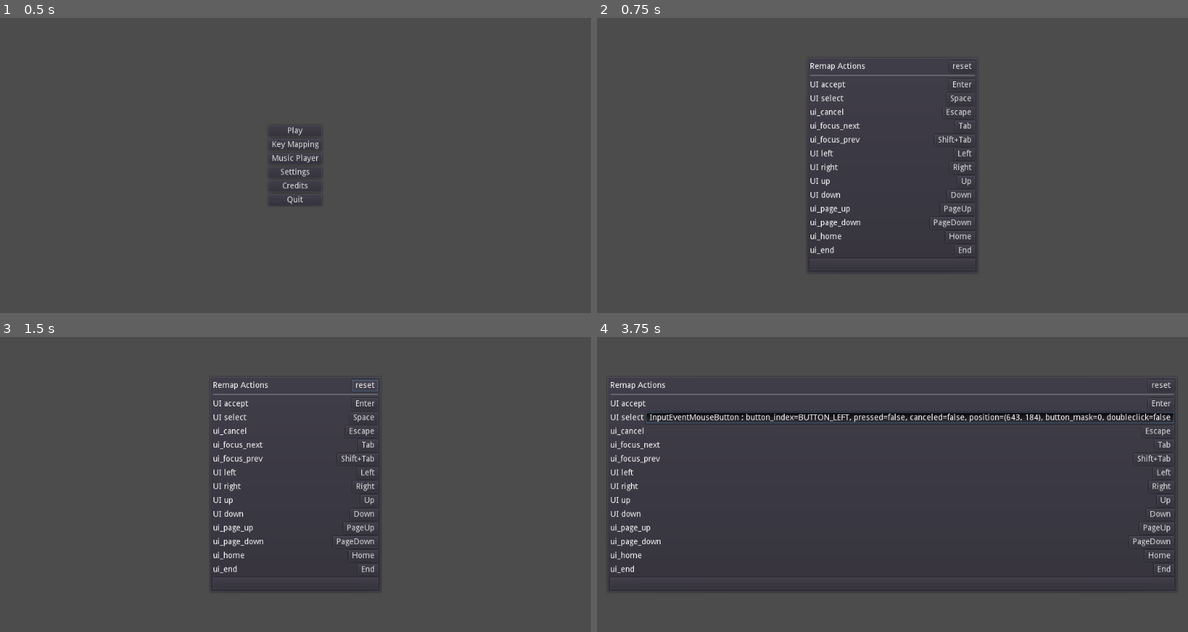
Above: before the commit, frames 1-4 (two rows, left to right).
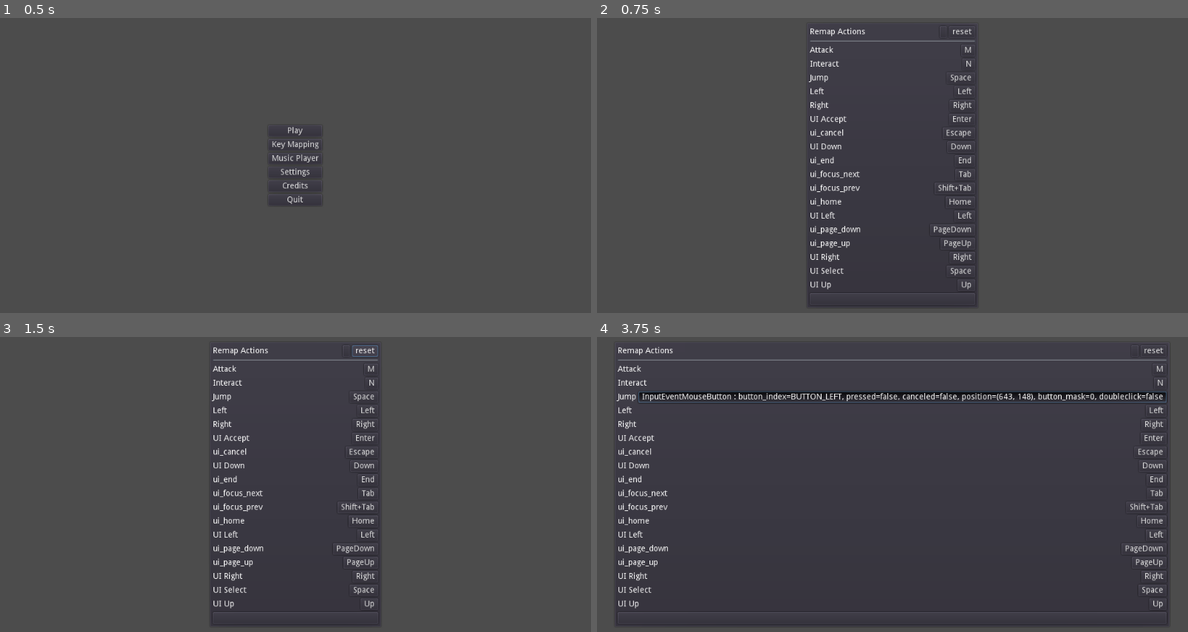
Above: after the commit, the same moments.

Repository: dardanbujupaj/rainbow-crystal
Game: Godot game, scene res://scenes/title_screen/TitleScreen.tscn
Two runs of this game, one before a commit and one after it. Both use one fixed random seed, a clock stepped at 60 frames per second and the inputs below.
Inputs (mouse positions are in pixels of both pictures, inside the frame that each line leads up to):
- Up to frame 1 (0.5 s): no input
- Up to frame 2 (0.75 s): click "Key Mapping" at 0.5 s
- Up to frame 3 (1.5 s): click "reset" at 1.25 s
- Up to frame 4 (3.75 s): click (945, 351) at 2.02 s; click "Space" at 2.75 s; click "..." at 3.5 s

Frame 1 is identical in both runs. In frame 2, 4.1% of the frame differs, in the area x 35-65%, y 2-98%; in frame 3, 4.1%; in frame 4, 9.6%, in the area x 2-98%, y 2-98%.

Commit message:
Make Language configurable in settings.
Add more localization.

Diff:
--- a/localization/localization.csv
+++ b/localization/localization.csv
@@ -1,7 +1,23 @@
 key,en,de
-ui_up,UI up,UI nach oben
-ui_down,UI down,UI nach unten
-ui_left,UI left,UI nach links
-ui_right,UI right,UI nach rechts
-ui_accept,UI accept,UI Eingabe
-ui_select,UI select,UI Auswählen
+ui_up,UI Up,UI Nach oben
+ui_down,UI Down,UI Nach unten
+ui_left,UI Left,UI Nach links
+ui_right,UI Right,UI Nach rechts
+ui_accept,UI Accept,UI Eingabe
+ui_select,UI Select,UI Auswählen
+g_attack,Attack,Angreifen
+g_left,Left,Nach links
+g_right,Right,Nach rechts
+g_jump,Jump,Springen
+g_interact,Interact,Interagieren
+SETTINGS,Settings,Einstellungen
+LANGUAGE,Language,Sprache
+GENERAL,General,Allgemein
+SOUND,Sound,Sound
+MUSIC,Music,Musik
+EFFECTS,Effects,Effekte
+MAIN,Main,Gesamt
+LANGUAGE,Language,Sprache
+GAMEPLAY,Gameplay,Spielmechanik
+SCREENSHAKE,Screenshake,Screenshake
+PARTICLES,Particles,Partikel
--- a/project.godot
+++ b/project.godot
@@ -113,6 +113,31 @@
 "events": [ Object(InputEventKey,"resource_local_to_scene":false,"resource_name":"","device":0,"alt":false,"shift":false,"control":false,"meta":false,"command":false,"pressed":false,"scancode":16777230,"unicode":0,"echo":false,"script":null)
  ]
 }
+g_left={
+"deadzone": 0.5,
+"events": [ Object(InputEventKey,"resource_local_to_scene":false,"resource_name":"","device":0,"alt":false,"shift":false,"control":false,"meta":false,"command":false,"pressed":false,"scancode":16777231,"unicode":0,"echo":false,"script":null)
+ ]
+}
+g_right={
+"deadzone": 0.5,
+"events": [ Object(InputEventKey,"resource_local_to_scene":false,"resource_name":"","device":0,"alt":false,"shift":false,"control":false,"meta":false,"command":false,"pressed":false,"scancode":16777233,"unicode":0,"echo":false,"script":null)
+ ]
+}
+g_jump={
+"deadzone": 0.5,
+"events": [ Object(InputEventKey,"resource_local_to_scene":false,"resource_name":"","device":0,"alt":false,"shift":false,"control":false,"meta":false,"command":false,"pressed":false,"scancode":32,"unicode":0,"echo":false,"script":null)
+ ]
+}
+g_attack={
+"deadzone": 0.5,
+"events": [ Object(InputEventKey,"resource_local_to_scene":false,"resource_name":"","device":0,"alt":false,"shift":false,"control":false,"meta":false,"command":false,"pressed":false,"scancode":77,"unicode":0,"echo":false,"script":null)
+ ]
+}
+g_interact={
+"deadzone": 0.5,
+"events": [ Object(InputEventKey,"resource_local_to_scene":false,"resource_name":"","device":0,"alt":false,"shift":false,"control":false,"meta":false,"command":false,"pressed":false,"scancode":78,"unicode":0,"echo":false,"script":null)
+ ]
+}
 
 [locale]
 
--- a/scenes/key_remapping/KeyRemapping.gd
+++ b/scenes/key_remapping/KeyRemapping.gd
@@ -10,7 +10,10 @@
 
 
 func init_action_list():
-	for action in InputMap.get_actions():
+	var actions = InputMap.get_actions()
+	actions.sort()
+
+	for action in actions:
 		var item = preload("./ActionListItem.tscn").instance()
 		item.action = action
 		action_list.add_child(item)
--- a/scenes/key_remapping/KeyRemapping.tscn
+++ b/scenes/key_remapping/KeyRemapping.tscn
@@ -29,10 +29,18 @@
 
 [node name="Label" type="Label" parent="PanelContainer/VBoxContainer2/Title"]
 margin_top = 3.0
-margin_right = 237.0
+margin_right = 221.0
 margin_bottom = 17.0
 size_flags_horizontal = 3
 text = "Remap Actions"
+
+[node name="DE" type="Button" parent="PanelContainer/VBoxContainer2/Title"]
+margin_left = 225.0
+margin_right = 237.0
+margin_bottom = 20.0
+__meta__ = {
+"_edit_use_anchors_": false
+}
 
 [node name="Button" type="Button" parent="PanelContainer/VBoxContainer2/Title"]
 margin_left = 241.0
@@ -55,5 +63,6 @@
 margin_right = 286.0
 margin_bottom = 56.0
 
+[connection signal="pressed" from="PanelContainer/VBoxContainer2/Title/DE" to="." method="_on_DE_pressed"]
 [connection signal="pressed" from="PanelContainer/VBoxContainer2/Title/Button" to="." method="_on_Button_pressed"]
 [connection signal="pressed" from="PanelContainer/VBoxContainer2/Close" to="." method="_on_Close_pressed"]
--- a/scenes/settings_menu/SettingsMenu.gd
+++ b/scenes/settings_menu/SettingsMenu.gd
@@ -5,14 +5,23 @@
 onready var sound = $PanelContainer/VBoxContainer/SoundVolume/Sound
 onready var music = $PanelContainer/VBoxContainer/MusicVolume/Music
 onready var main = $PanelContainer/VBoxContainer/MainVolume/Main
+onready var language_selection = $PanelContainer/VBoxContainer/LanguageContainer/Language
+
 
 # Called when the node enters the scene tree for the first time.
 func _ready() -> void:
+	print(Settings.language)
 	particles.pressed = Settings.particles_enabled
 	screenshake.value = Settings.screenshake_intensity
 	sound.value = Settings.sound_volume
 	music.value = Settings.music_volume
 	main.value = Settings.main_volume
+
+	for language in TranslationServer.get_loaded_locales():
+		language_selection.add_item(language, language.hash())
+	language_selection.select(language_selection.get_item_index(Settings.language.hash()))
+
+
 
 
 # Called every frame. 'delta' is the elapsed time since the previous frame.
@@ -43,3 +52,9 @@
 
 func _on_Close_pressed() -> void:
 	SceneLoader.goto_scene("res://scenes/title_screen/TitleScreen.tscn")
+
+
+func _on_Language_item_selected(index: int) -> void:
+	var language = language_selection.get_item_text(index)
+	print(language)
+	Settings.language = language
--- a/scenes/settings_menu/SettingsMenu.tscn
+++ b/scenes/settings_menu/SettingsMenu.tscn
@@ -3,7 +3,8 @@
 [ext_resource path="res://scenes/settings_menu/SettingsMenu.gd" type="Script" id=1]
 
 [node name="SettingsMenu" type="CenterContainer"]
-anchor_right = 1.0
+anchor_left = -0.000797451
+anchor_right = 0.999203
 anchor_bottom = 1.0
 script = ExtResource( 1 )
 __meta__ = {
@@ -11,170 +12,207 @@
 }
 
 [node name="PanelContainer" type="PanelContainer" parent="."]
-margin_left = 412.0
-margin_top = 186.0
-margin_right = 612.0
-margin_bottom = 414.0
+margin_left = 409.0
+margin_top = 161.0
+margin_right = 615.0
+margin_bottom = 439.0
 rect_min_size = Vector2( 200, 0 )
 
 [node name="VBoxContainer" type="VBoxContainer" parent="PanelContainer"]
 margin_left = 7.0
 margin_top = 7.0
-margin_right = 193.0
-margin_bottom = 221.0
+margin_right = 199.0
+margin_bottom = 271.0
 
 [node name="HBoxContainer" type="HBoxContainer" parent="PanelContainer/VBoxContainer"]
-margin_right = 186.0
+margin_right = 192.0
 margin_bottom = 14.0
 
 [node name="Title" type="Label" parent="PanelContainer/VBoxContainer/HBoxContainer"]
-margin_right = 51.0
+margin_right = 60.0
 margin_bottom = 14.0
-text = "Settings"
+text = "SETTINGS"
+
+[node name="HSeparator3" type="HSeparator" parent="PanelContainer/VBoxContainer"]
+margin_top = 18.0
+margin_right = 192.0
+margin_bottom = 22.0
+__meta__ = {
+"_edit_use_anchors_": false
+}
+
+[node name="General" type="Label" parent="PanelContainer/VBoxContainer"]
+margin_top = 26.0
+margin_right = 192.0
+margin_bottom = 40.0
+text = "GENERAL"
+align = 1
+__meta__ = {
+"_edit_use_anchors_": false
+}
+
+[node name="LanguageContainer" type="HBoxContainer" parent="PanelContainer/VBoxContainer"]
+margin_top = 44.0
+margin_right = 192.0
+margin_bottom = 64.0
+
+[node name="LanguageLabel" type="Label" parent="PanelContainer/VBoxContainer/LanguageContainer"]
+margin_top = 3.0
+margin_right = 88.0
+margin_bottom = 17.0
+size_flags_horizontal = 3
+text = "LANGUAGE"
+
+[node name="Language" type="OptionButton" parent="PanelContainer/VBoxContainer/LanguageContainer"]
+margin_left = 92.0
+margin_right = 192.0
+margin_bottom = 20.0
+rect_min_size = Vector2( 100, 0 )
 
 [node name="HSeparator" type="HSeparator" parent="PanelContainer/VBoxContainer"]
-margin_top = 18.0
-margin_right = 186.0
-margin_bottom = 22.0
+margin_top = 68.0
+margin_right = 192.0
+margin_bottom = 72.0
 
 [node name="Sound" type="Label" parent="PanelContainer/VBoxContainer"]
-margin_top = 26.0
-margin_right = 186.0
-margin_bottom = 40.0
-text = "Sound"
+margin_top = 76.0
+margin_right = 192.0
+margin_bottom = 90.0
+text = "SOUND"
 align = 1
 __meta__ = {
 "_edit_use_anchors_": false
 }
 
 [node name="MainVolume" type="HBoxContainer" parent="PanelContainer/VBoxContainer"]
-margin_top = 44.0
-margin_right = 186.0
-margin_bottom = 60.0
+margin_top = 94.0
+margin_right = 192.0
+margin_bottom = 110.0
 
 [node name="MainVolume" type="Label" parent="PanelContainer/VBoxContainer/MainVolume"]
 margin_top = 1.0
-margin_right = 82.0
+margin_right = 88.0
 margin_bottom = 15.0
 size_flags_horizontal = 3
 text = "Main"
 
 [node name="Main" type="HSlider" parent="PanelContainer/VBoxContainer/MainVolume"]
-margin_left = 86.0
-margin_right = 186.0
+margin_left = 92.0
+margin_right = 192.0
 margin_bottom = 16.0
 rect_min_size = Vector2( 100, 0 )
 max_value = 1.0
 step = 0.05
 
 [node name="MusicVolume" type="HBoxContainer" parent="PanelContainer/VBoxContainer"]
-margin_top = 64.0
-margin_right = 186.0
-margin_bottom = 80.0
+margin_top = 114.0
+margin_right = 192.0
+margin_bottom = 130.0
 
 [node name="Label" type="Label" parent="PanelContainer/VBoxContainer/MusicVolume"]
 margin_top = 1.0
-margin_right = 82.0
-margin_bottom = 15.0
-size_flags_horizontal = 3
-text = "Music"
+margin_right = 88.0
+margin_bottom = 15.0
+size_flags_horizontal = 3
+text = "MUSIC"
 
 [node name="Music" type="HSlider" parent="PanelContainer/VBoxContainer/MusicVolume"]
-margin_left = 86.0
-margin_right = 186.0
+margin_left = 92.0
+margin_right = 192.0
 margin_bottom = 16.0
 rect_min_size = Vector2( 100, 0 )
 max_value = 1.0
 step = 0.05
 
 [node name="SoundVolume" type="HBoxContainer" parent="PanelContainer/VBoxContainer"]
-margin_top = 84.0
-margin_right = 186.0
-margin_bottom = 100.0
+margin_top = 134.0
+margin_right = 192.0
+margin_bottom = 150.0
 
 [node name="Label" type="Label" parent="PanelContainer/VBoxContainer/SoundVolume"]
 margin_top = 1.0
-margin_right = 82.0
-margin_bottom = 15.0
-size_flags_horizontal = 3
-text = "Effects"
+margin_right = 88.0
+margin_bottom = 15.0
+size_flags_horizontal = 3
+text = "EFFECTS"
 
 [node name="Sound" type="HSlider" parent="PanelContainer/VBoxContainer/SoundVolume"]
-margin_left = 86.0
-margin_right = 186.0
+margin_left = 92.0
+margin_right = 192.0
 margin_bottom = 16.0
 rect_min_size = Vector2( 100, 0 )
 max_value = 1.0
 step = 0.05
 
 [node name="HSeparator2" type="HSeparator" parent="PanelContainer/VBoxContainer"]
-margin_top = 104.0
-margin_right = 186.0
-margin_bottom = 108.0
+margin_top = 154.0
+margin_right = 192.0
+margin_bottom = 158.0
 __meta__ = {
 "_edit_use_anchors_": false
 }
 
 [node name="Gameplay" type="Label" parent="PanelContainer/VBoxContainer"]
-margin_top = 112.0
-margin_right = 186.0
-margin_bottom = 126.0
-text = "Gameplay"
+margin_top = 162.0
+margin_right = 192.0
+margin_bottom = 176.0
+text = "GAMEPLAY"
 align = 1
 __meta__ = {
 "_edit_use_anchors_": false
 }
 
 [node name="Screenshake" type="HBoxContainer" parent="PanelContainer/VBoxContainer"]
-margin_top = 130.0
-margin_right = 186.0
-margin_bottom = 146.0
+margin_top = 180.0
+margin_right = 192.0
+margin_bottom = 196.0
 __meta__ = {
 "_edit_use_anchors_": false
 }
 
 [node name="Label" type="Label" parent="PanelContainer/VBoxContainer/Screenshake"]
 margin_top = 1.0
-margin_right = 82.0
-margin_bottom = 15.0
-size_flags_horizontal = 3
-text = "Screenshake"
+margin_right = 88.0
+margin_bottom = 15.0
+size_flags_horizontal = 3
+text = "SCREENSHAKE"
 
 [node name="Screenshake" type="HSlider" parent="PanelContainer/VBoxContainer/Screenshake"]
-margin_left = 86.0
-margin_right = 186.0
+margin_left = 92.0
+margin_right = 192.0
 margin_bottom = 16.0
 rect_min_size = Vector2( 100, 0 )
 max_value = 1.0
 step = 0.05
 
 [node name="Particles" type="HBoxContainer" parent="PanelContainer/VBoxContainer"]
-margin_top = 150.0
-margin_right = 186.0
-margin_bottom = 190.0
+margin_top = 200.0
+margin_right = 192.0
+margin_bottom = 240.0
 __meta__ = {
 "_edit_use_anchors_": false
 }
 
 [node name="Label" type="Label" parent="PanelContainer/VBoxContainer/Particles"]
 margin_top = 13.0
-margin_right = 82.0
+margin_right = 88.0
 margin_bottom = 27.0
 size_flags_horizontal = 3
-text = "Particles"
+text = "PARTICLES"
 
 [node name="Particles" type="CheckButton" parent="PanelContainer/VBoxContainer/Particles"]
-margin_left = 86.0
-margin_right = 186.0
+margin_left = 92.0
+margin_right = 192.0
 margin_bottom = 40.0
 rect_min_size = Vector2( 100, 0 )
 
 [node name="Close" type="Button" parent="PanelContainer/VBoxContainer"]
-margin_top = 194.0
-margin_right = 186.0
-margin_bottom = 214.0
-text = "Close"
-
+margin_top = 244.0
+margin_right = 192.0
+margin_bottom = 264.0
+text = "CLOSE"
+
+[connection signal="item_selected" from="PanelContainer/VBoxContainer/LanguageContainer/Language" to="." method="_on_Language_item_selected"]
 [connection signal="value_changed" from="PanelContainer/VBoxContainer/MainVolume/Main" to="." method="_on_Main_value_changed"]
 [connection signal="value_changed" from="PanelContainer/VBoxContainer/MusicVolume/Music" to="." method="_on_Music_value_changed"]
 [connection signal="value_changed" from="PanelContainer/VBoxContainer/SoundVolume/Sound" to="." method="_on_Sound_value_changed"]
--- a/util/Settings.gd
+++ b/util/Settings.gd
@@ -7,6 +7,8 @@
 
 var screenshake_intensity: float = 1.0
 var particles_enabled: bool = true
+
+var language: String setget _set_language, _get_language
 
 
 
@@ -38,3 +40,12 @@
 		linear2db(new_value)
 	)
 	main_volume = new_value
+
+
+func _set_language(new_language: String) -> void:
+	TranslationServer.set_locale(new_language)
+	language = new_language
+
+
+func _get_language() -> String:
+	return TranslationServer.get_locale().split("_")[0]
